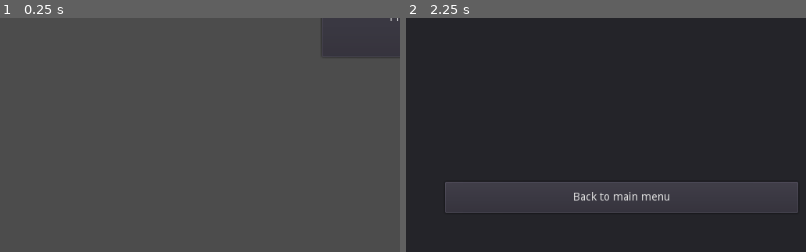
Above: before the commit, frames 1-2 (left to right).
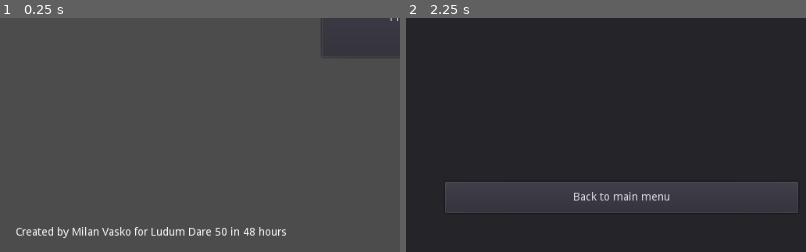
Above: after the commit, the same moments.

Repository: MilanVasko/ludum-dare-50
Game: Godot game, scene res://main_menu/main_menu.tscn
Two runs of this game, one before a commit and one after it. Both use one fixed random seed, a clock stepped at 60 frames per second and the inputs below. This scene is started directly instead of the project's main scene. The engine's default icon, where the game draws it, is replaced by a stand-in: a white triangle on a blue panel in a dark square.
Inputs:
- Up to frame 1 (0.25 s): no input
- Up to frame 2 (2.25 s): click "Play" at 0.5 s; click "Back to main menu" at 1.25 s; click "Play" at 2 s
The pictures show only the part of the screen within x 0-50%, y 50-100%; the shares and areas given below are measured in that part.

The runs differ from the first frame. In frame 1, 1.2% of the frame differs, in the area x 4-72%, y 89-95%; in frame 2, nothing differs.

Commit message:
Add credits

Diff:
--- a/main_menu/main_menu.tscn
+++ b/main_menu/main_menu.tscn
@@ -18,4 +18,13 @@
 margin_bottom = 50.0
 text = "Play"
 
+[node name="Label" type="Label" parent="."]
+anchor_top = 1.0
+anchor_right = 1.0
+anchor_bottom = 1.0
+margin_left = 20.0
+margin_top = -50.0
+text = "Created by Milan Vasko for Ludum Dare 50 in 48 hours"
+valign = 1
+
 [connection signal="pressed" from="Play" to="." method="_on_play_pressed"]
